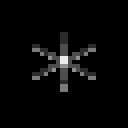
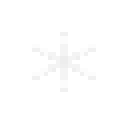
The second w=128, h=128 image is a revision of the first. Changes to its layers:
"Layer 5": opacity 42% → 70%, painted on it over (32, 32, 96, 92)
"Layer 2 copy 3": opacity 18% → 50% over (48, 44, 80, 80)
hid "Layer 1" over (0, 0, 128, 128)
